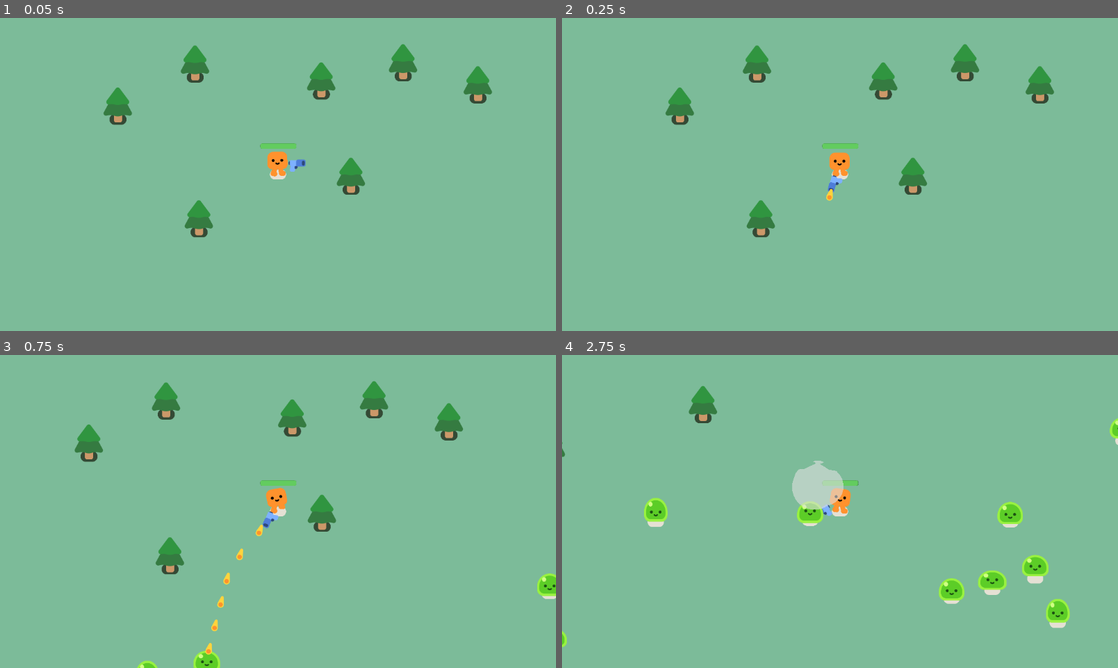
Above: before the commit, frames 1-4 (two rows, left to right).
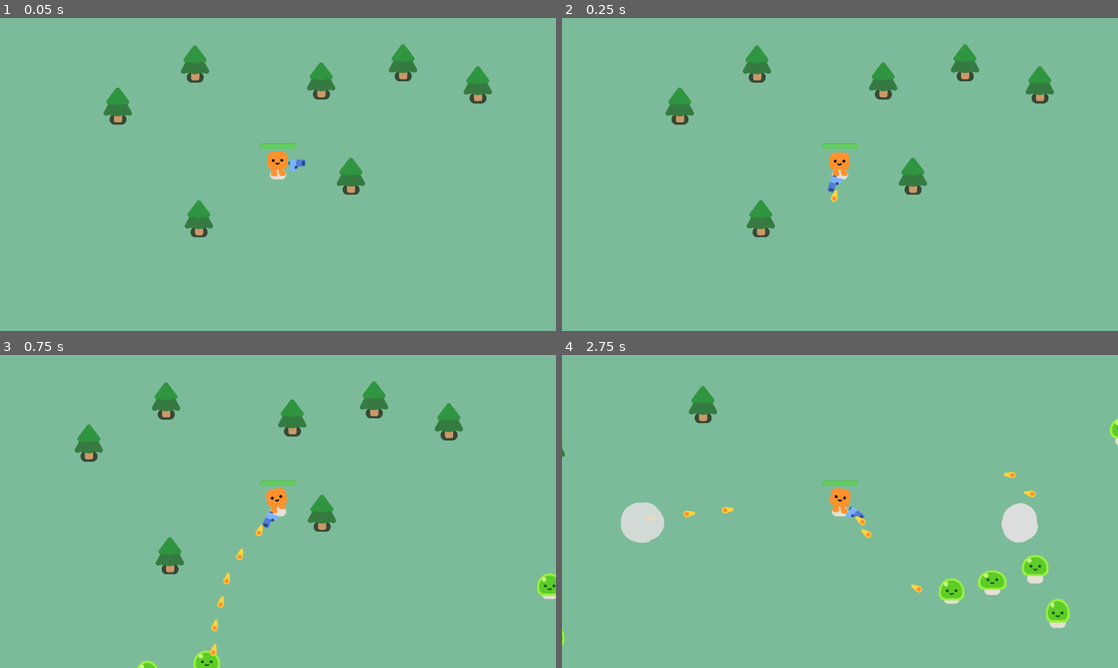
Above: after the commit, the same moments.

Repository: pap110293/GoDotSeries_2dStarter
Game: Godot game, scene res://SurvivalGame.tscn
Two runs of this game, one before a commit and one after it. Both use one fixed random seed, a clock stepped at 60 frames per second and the inputs below.
Inputs:
- Up to frame 1 (0.05 s): no input
- Up to frame 2 (0.25 s): no input
- Up to frame 3 (0.75 s): hold D (move_right) from 0.53 s (still down)
- Up to frame 4 (2.75 s): release D (move_right) at 1.28 s; hold S (move_down) 1.28-2.03 s; hold D (move_right) from 2.03 s (still down)

Frame 1 is identical in both runs. In frame 2, less than 0.1% of the frame differs, in the area x 47-50%, y 54-59%; in frame 3, less than 0.1%; in frame 4, 3.3%, in the area x 0-86%, y 33-94%.

Commit message:
update find the nearest enemy

Diff:
--- a/Mod.gd
+++ b/Mod.gd
@@ -1,6 +1,6 @@
 extends CharacterBody2D
 
-var health = 5
+var health = 2
 
 @onready var player = get_node("/root/Game/Player")
 
--- a/gun.gd
+++ b/gun.gd
@@ -7,15 +7,28 @@
 	player =  get_node("/root/Game/Player")
 
 func _physics_process(_delta):
-	var enemies_in_range = get_overlapping_bodies()
-	if(enemies_in_range.size() > 0):
-		var tartget_enemy = enemies_in_range.front()
+	flipTheGun()
+
+
+func _process(delta):
+	var tartget_enemy = find_nearest_enemy()
+	if tartget_enemy:
 		look_at(tartget_enemy.global_position)
 		is_shooting = true
 	else:
 		is_shooting = false
 
-	flipTheGun()
+func find_nearest_enemy():
+	var enemies_in_range = get_overlapping_bodies()
+	var nearest_body = null
+	if(enemies_in_range.size() > 0):
+		var closest_distance = INF
+		for enemy in enemies_in_range:
+			var distance = global_position.distance_to(enemy.global_position)
+			if distance < closest_distance:
+				closest_distance = distance
+				nearest_body = enemy
+	return nearest_body
 
 func flipTheGun():
 	var scaleY = 1
